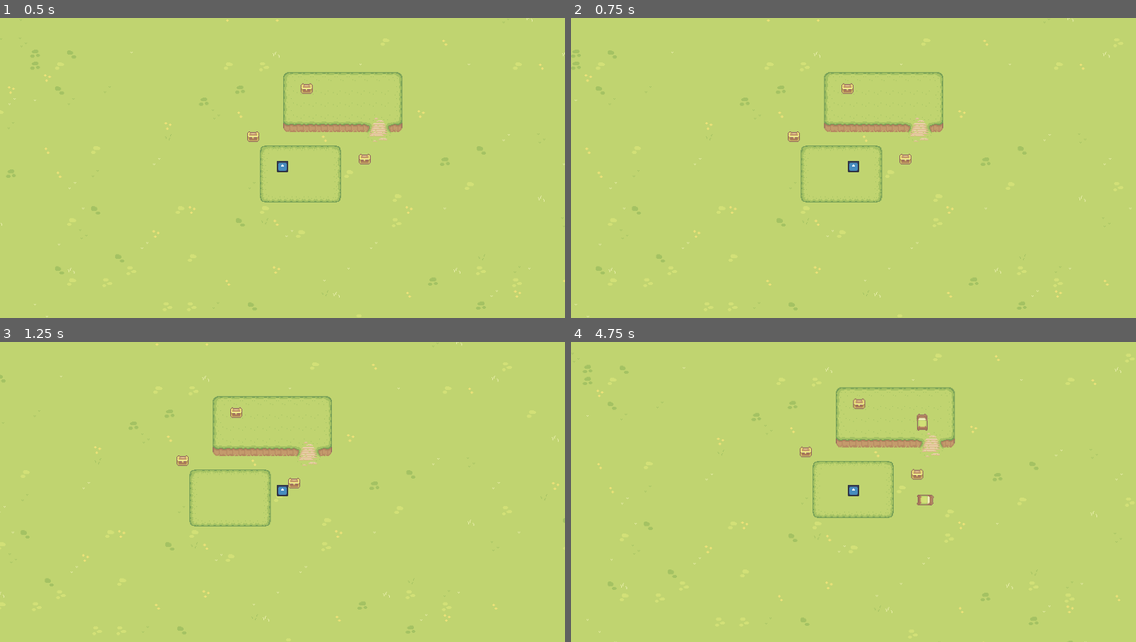
Above: before the commit, frames 1-4 (two rows, left to right).
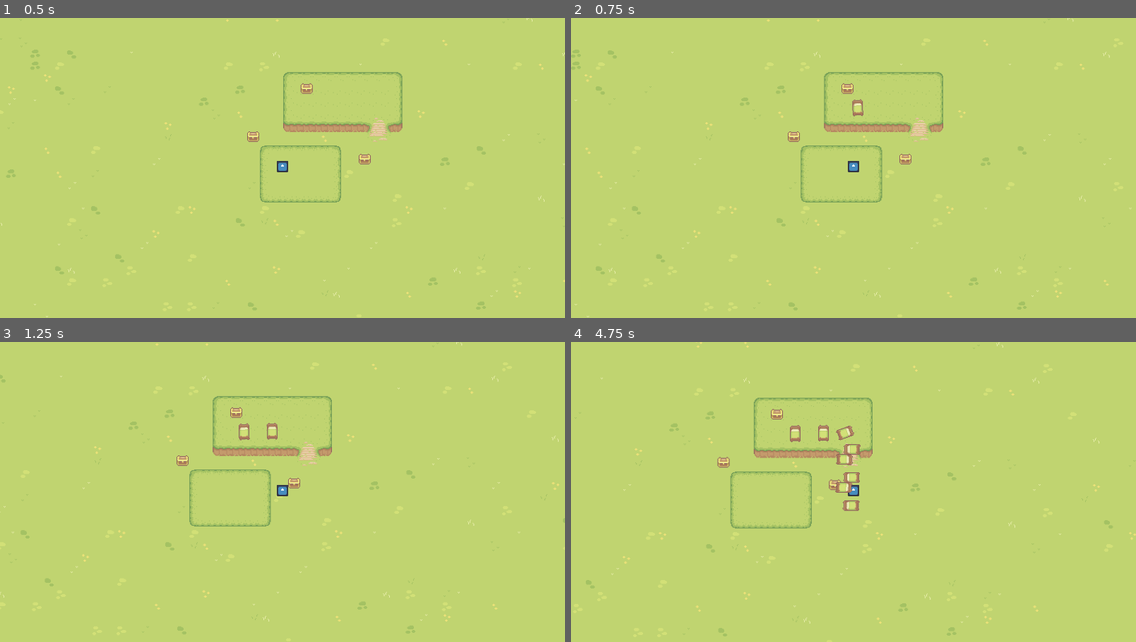
Above: after the commit, the same moments.

Repository: GamersOrgForDevs/Game_Godot
Game: Godot game, scene res://levels/game_level.tscn
Two runs of this game, one before a commit and one after it. Both use one fixed random seed, a clock stepped at 60 frames per second and the inputs below. The engine's default icon, where the game draws it, is replaced by a stand-in: a white triangle on a blue panel in a dark square.
Inputs:
- Up to frame 1 (0.5 s): no input
- Up to frame 2 (0.75 s): tap Enter at 0.5 s; hold D (right) from 0.53 s (still down)
- Up to frame 3 (1.25 s): keep holding D (right)
- Up to frame 4 (4.75 s): release D (right) at 1.28 s; hold S (down) 1.28-2.03 s; hold D (right) 2.03-2.78 s; hold W (up) 2.78-3.53 s; hold A (left) from 3.53 s (still down)

Frame 1 is identical in both runs. In frame 2, less than 0.1% of the frame differs, in the area x 49-52%, y 26-33%; in frame 3, 0.1%; in frame 4, 4.6%, in the area x 0-100%, y 0-100%.

Commit message:
Tidying up some file names

Diff:
--- a/levels/game_level.tscn
+++ b/levels/game_level.tscn
@@ -8,7 +8,7 @@
 [ext_resource type="Texture2D" uid="uid://bquswgbkv8ic7" path="res://art/Tilesets/Wooden House.png" id="6_8yp5p"]
 [ext_resource type="Texture2D" uid="uid://8n27qa17egck" path="res://art/Tilesets/Fences.png" id="7_t5c8j"]
 [ext_resource type="PackedScene" uid="uid://rejki54tgc5n" path="res://objects/chest.tscn" id="8_rtq78"]
-[ext_resource type="Script" path="res://scripts/path.gd" id="9_8xdyu"]
+[ext_resource type="Script" path="res://scripts/spawn_enemies_on_path.gd" id="9_8xdyu"]
 
 [sub_resource type="TileSetAtlasSource" id="TileSetAtlasSource_r4cg3"]
 texture = ExtResource("2_tm5d6")
@@ -747,4 +747,4 @@
 [node name="EnemyPath" type="Path2D" parent="."]
 curve = SubResource("Curve2D_m60xl")
 script = ExtResource("9_8xdyu")
-spawn_time = 1.76
+spawn_time = 0.55
Renamed: scripts/path.gd -> scripts/spawn_enemies_on_path.gd
